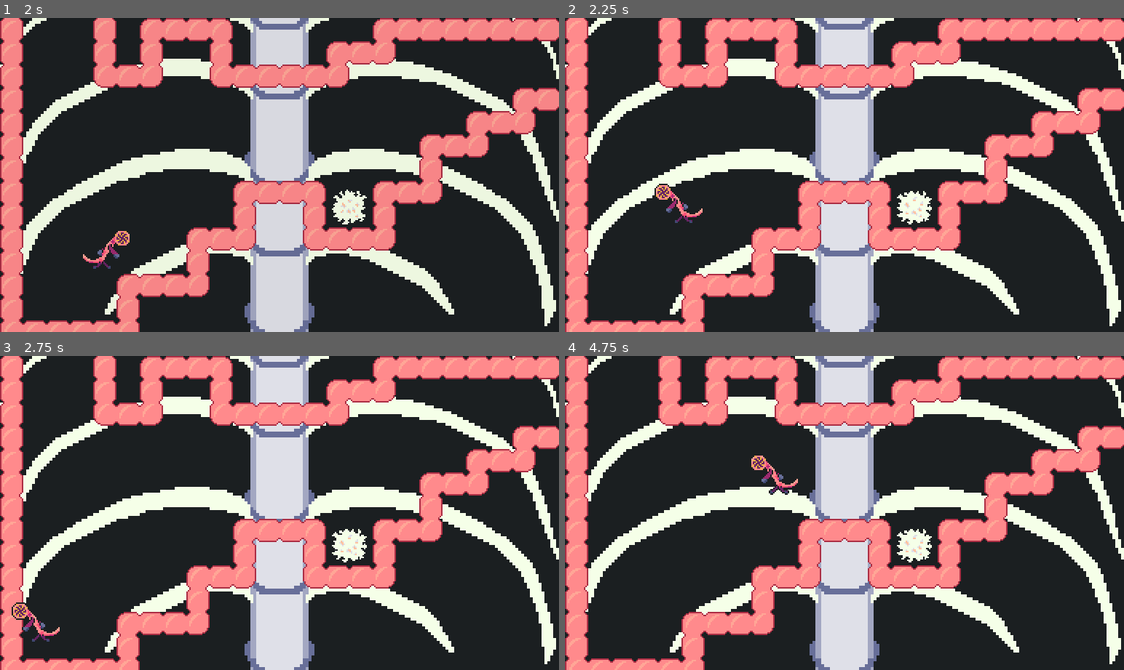
Above: before the commit, frames 1-4 (two rows, left to right).
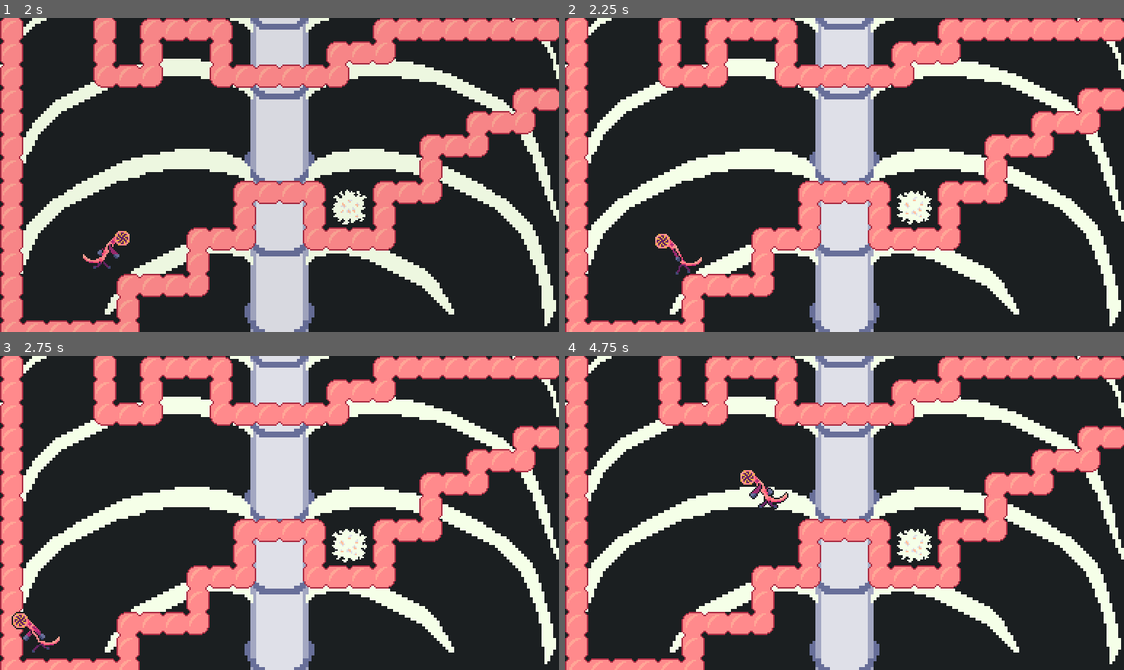
Above: after the commit, the same moments.

Repository: pjz987/tapeworm-tom
Game: Godot game, scene res://title_screen.tscn
Two runs of this game, one before a commit and one after it. Both use one fixed random seed, a clock stepped at 60 frames per second and the inputs below.
Inputs:
- Up to frame 1 (2 s): tap Enter (ui_accept) at 0.5, 0.6, 0.77, 1.07, 1.35, 1.52, 1.82 s; hold D (move_right) from 0.53 s (still down)
- Up to frame 2 (2.25 s): release D (move_right) at 2.03 s; hold A (move_left) from 2.03 s (still down); tap Enter (ui_accept) at 2.1 s
- Up to frame 3 (2.75 s): keep holding A (move_left)
- Up to frame 4 (4.75 s): release A (move_left) at 2.78 s; hold D (move_right) 2.78-4.28 s; tap Enter (ui_accept) at 2.85, 3.02, 3.32, 3.6, 3.77, 4.07, 4.35, 4.52 s; hold A (move_left) from 4.28 s (still down)

Frame 1 is identical in both runs. In frame 2, 0.5% of the frame differs, in the area x 16-25%, y 52-82%; in frame 3, 0.5%; in frame 4, 0.7%, in the area x 31-42%, y 31-49%.

Commit message:
infinite coyote jump fix

Diff:
--- a/level_10.tscn
+++ b/level_10.tscn
@@ -23,10 +23,6 @@
 position = Vector2(9, 208)
 
 [node name="Sprite2D" parent="TapewormTom" index="0"]
-position = Vector2(2.08165e-12, -16)
-scale = Vector2(1, 1)
-
-[node name="LevelEndZone" parent="." index="5"]
 scale = Vector2(1, 1)
 
 [node name="CollisionShape2D" parent="LevelEndZone" index="0"]
@@ -50,6 +46,4 @@
 [node name="WhiteBloodCell3" parent="." index="12"]
 position = Vector2(320, 50)
 
-[connection signal="body_entered" from="LevelEndZone" to="." method="_on_level_end_zone_body_entered"]
-
 [editable path="TapewormTom"]
--- a/tapeworm_tom.gd
+++ b/tapeworm_tom.gd
@@ -31,7 +31,9 @@
 
 	# Handle jump.
 	if Input.is_action_just_pressed('ui_accept'):
-		if is_on_floor() or coyote_jump_timer.time_left > 0.0 and velocity.y >=0:
+		print(coyote_jump_timer.time_left)
+		if is_on_floor() or coyote_jump_timer.time_left > 0.0:
+			print(coyote_jump_timer.time_left)
 			velocity.y = jump_force
 
 	# Get the input direction and handle the movement/deceleration.
@@ -46,7 +48,8 @@
 	if not dead:
 		var was_on_floor = is_on_floor()
 		move_and_slide()
-		if was_on_floor and not is_on_floor():
+		var just_left_edge = was_on_floor and not is_on_floor() and velocity.y >= 0
+		if just_left_edge:
 			coyote_jump_timer.start()
 		if is_on_floor() and not was_on_floor:
 			play_footstep()
--- a/tapeworm_tom.tscn
+++ b/tapeworm_tom.tscn
@@ -126,6 +126,7 @@
 shape = SubResource("CapsuleShape2D_1yqpp")
 
 [node name="Hitbox" type="Area2D" parent="."]
+collision_layer = 0
 collision_mask = 4
 
 [node name="CollisionShape2D" type="CollisionShape2D" parent="Hitbox"]
@@ -135,6 +136,7 @@
 debug_color = Color(0.960784, 0, 0.509804, 0.419608)
 
 [node name="Hurtbox" type="Area2D" parent="."]
+collision_layer = 0
 collision_mask = 4
 
 [node name="CollisionShape2D" type="CollisionShape2D" parent="Hurtbox"]
@@ -147,6 +149,7 @@
 
 [node name="CoyoteJumpTimer" type="Timer" parent="."]
 wait_time = 0.1
+one_shot = true
 
 [node name="FootstepSoundPlayer" type="AudioStreamPlayer2D" parent="."]
 stream = ExtResource("4_rpm2y")
